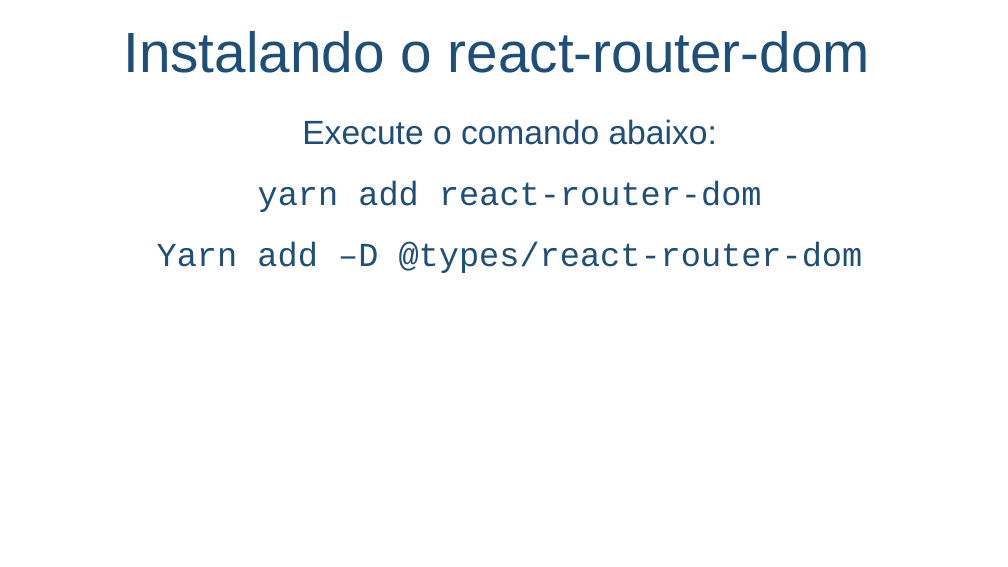
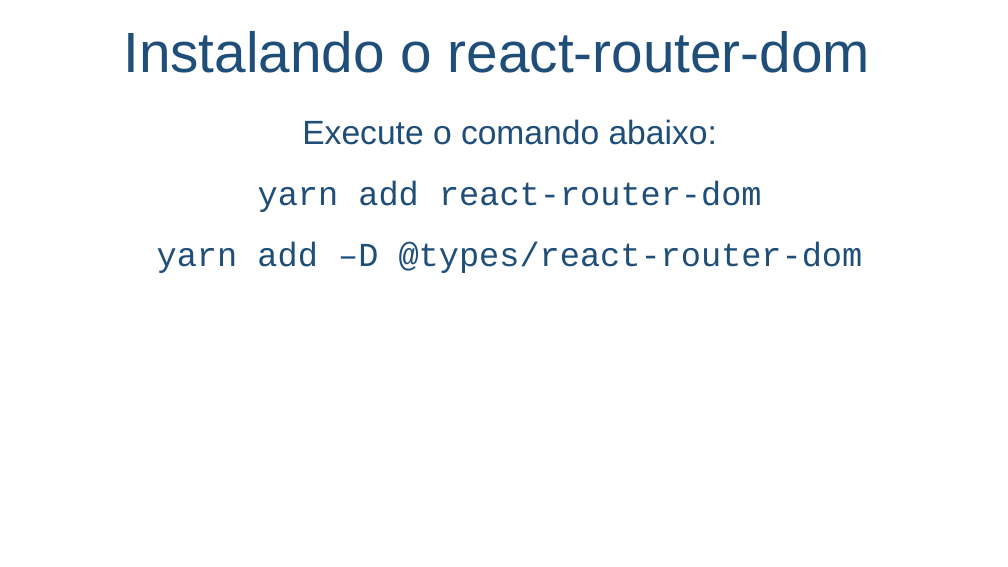
Before and after one commit to salmo-jr/public-slides, a slide deck: slide 31 of React.pptx. Drawn at 1008x567 pixels with LibreOffice and Linux fonts; fonts in the diff are those of the drawing; background and template pictures are left out. Boxes give left, top, right and bottom in pixels: in the first picture for what was removed or moved away, otherwise in the second. Text is boxed around its words. In the diff, an @@ line names an element or a change of style, - is before the commit and + after.

Commit message:
new slides

```diff
--- a/React.pptx
+++ b/React.pptx
@@ text at (x1=157, y1=242, x2=863, y2=273): text changed @@
-Yarn add –D @types/react-router-dom
+yarn add –D @types/react-router-dom
```
Also in this commit, not shown: 9 slides added, 1 other file.
